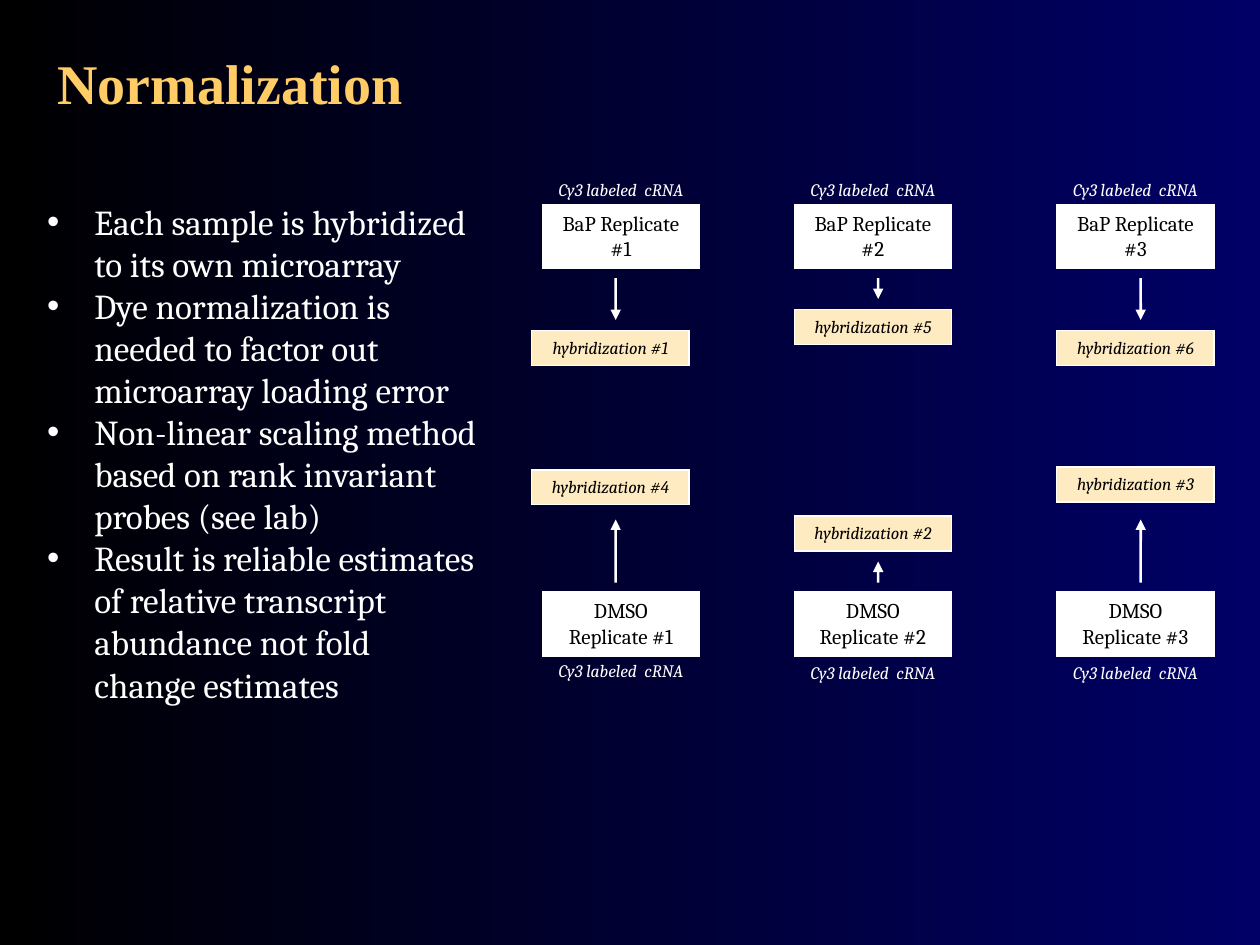
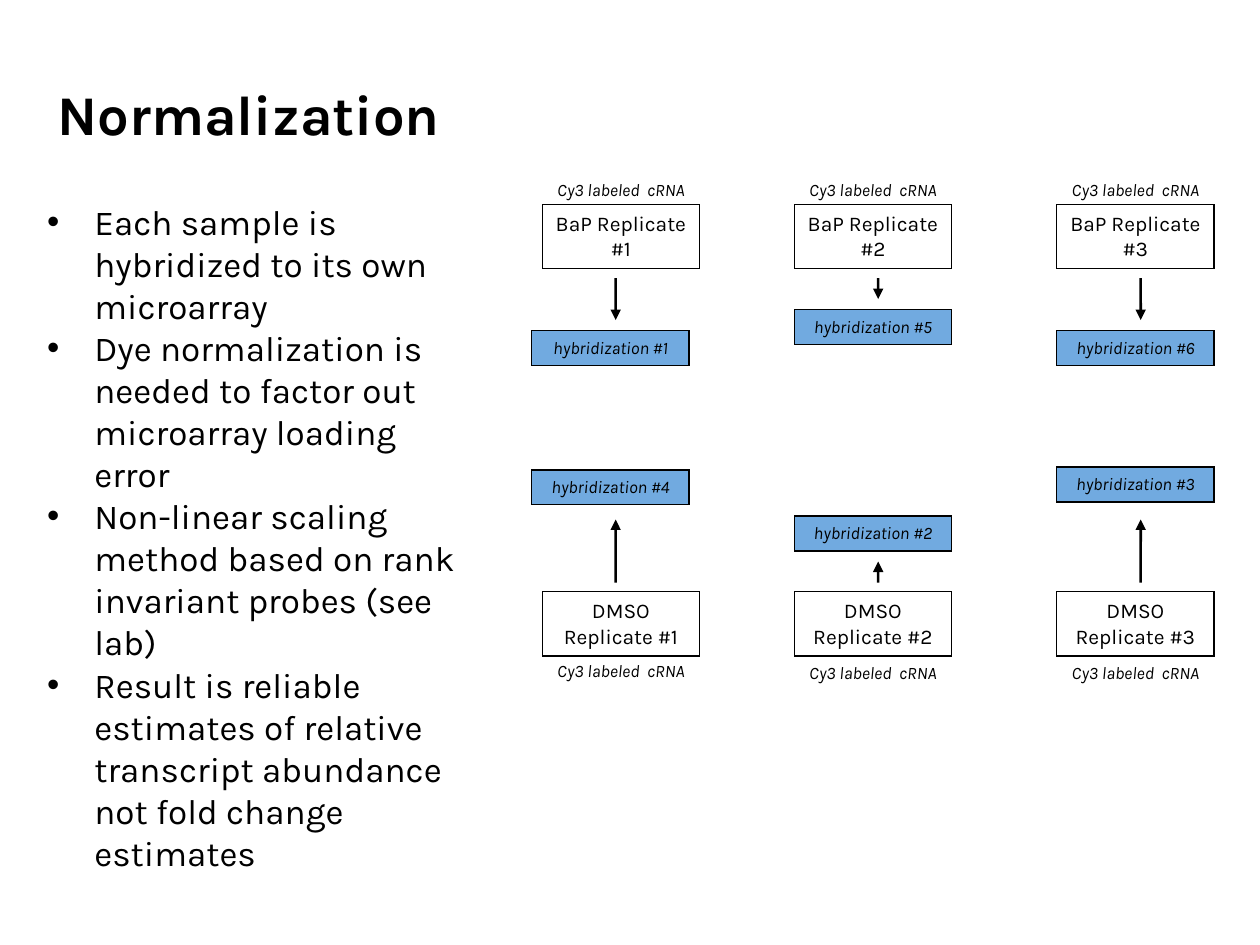
Before and after one commit to agmcarthur/Biochem-3BP3, a slide deck: slide 18 of Lectures/Lecture 8 - Gene Expression.pptx. Drawn at 1260x945 pixels with LibreOffice and Linux fonts; fonts in the diff are those of the drawing. Boxes give left, top, right and bottom in pixels: in the first picture for what was removed or moved away, otherwise in the second. Text is boxed around its words. In the diff, an @@ line names an element or a change of style, - is before the commit and + after.

```diff
--- a/Lectures/Lecture 8 - Gene Expression.pptx
+++ b/Lectures/Lecture 8 - Gene Expression.pptx
@@ background gradient #000000 to #000066 to #FFFFFF @@
@@ title "Normalization" at bbox=[57, 95, 440, 136]: font Times New Roman to Karla, text colour #FFCC66 to #000000; line spacing 1 to 0.9; vertical alignment middle to bottom @@
@@ font Cambria to Karla, text colour #FFFFFF to #000000 in 7 elements at bbox=[557, 665, 685, 682], bbox=[809, 667, 937, 684], bbox=[1072, 667, 1200, 684], bbox=[1072, 184, 1200, 201], bbox=[809, 184, 937, 201], bbox=[557, 184, 685, 201], bbox=[94, 211, 455, 867] @@
@@ arrow (616, 278) - (616, 320): stroke #FFFFFF 1.5 pt to #000000 1.5 pt @@
@@ arrow (878, 278) - (878, 299): stroke #FFFFFF 1.5 pt to #000000 1.5 pt @@
@@ arrow (1140, 278) - (1140, 320): stroke #FFFFFF 1.5 pt to #000000 1.5 pt @@
@@ font Cambria to Karla; fill #FFEBC2 to #71AAE0; outline #FFFFFF 0.75 pt to #000000 0.75 pt in 6 elements at bbox=[532, 470, 689, 505], bbox=[794, 517, 951, 552], bbox=[1057, 467, 1215, 503], bbox=[1057, 330, 1215, 365], bbox=[794, 310, 951, 345], bbox=[532, 330, 689, 365] @@
@@ arrow (616, 582) - (616, 519): stroke #FFFFFF 1.5 pt to #000000 1.5 pt @@
@@ arrow (1140, 582) - (1140, 519): stroke #FFFFFF 1.5 pt to #000000 1.5 pt @@
@@ arrow (878, 582) - (878, 562): stroke #FFFFFF 1.5 pt to #000000 1.5 pt @@
@@ font Cambria to Karla; outline #FFFFFF 0.75 pt to #000000 0.75 pt in 6 elements at bbox=[542, 204, 699, 268], bbox=[794, 204, 951, 268], bbox=[1057, 204, 1215, 268], bbox=[542, 592, 699, 656], bbox=[794, 592, 951, 656], bbox=[1057, 592, 1215, 656] @@
```
Also in this commit, not shown: 39 other slides changed, 13 other files.
